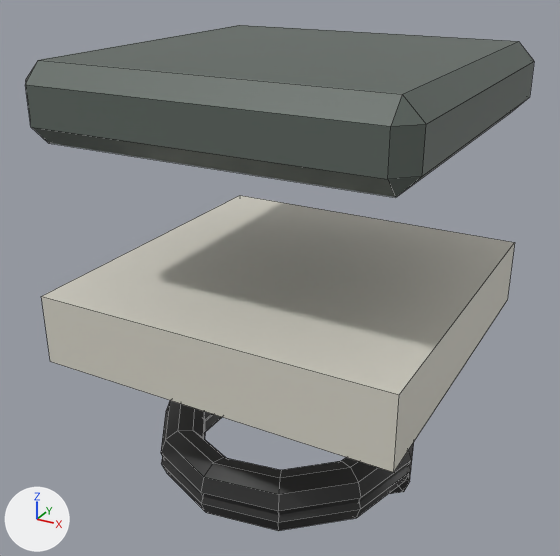
An edit to the FBX model GonFiles/Assets/Art/Animation/Jump Plate/GON-jumpplate-idleUP.fbx, drawn before and after from the same camera.
Rendered twice from a 50 mm lens placed at (0.0303, -0.0584, 0.0309), pointed at (-0.0014, -0.0008, 0.0021). Lighting does not change. The marker at lower left points along +X, +Y and +Z. Mesh edges are drawn as thin lines. Where no turn or scale is listed for an object, it has been applied to the vertices.
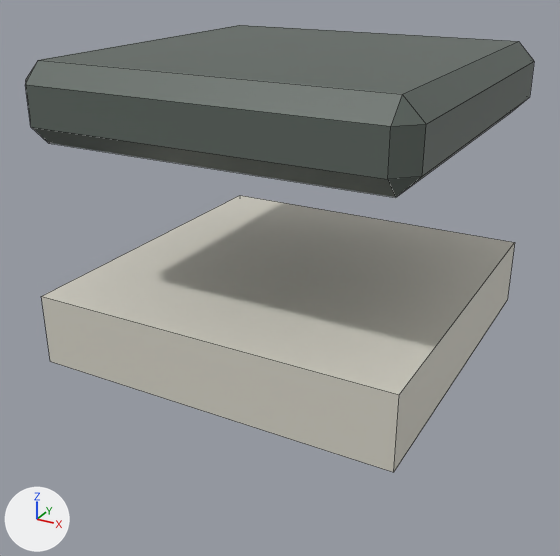
Scene script edits in JSON lines:
```json
{"op": "remove", "block": "ob_pasted__polysurface1", "code": ["ob_pasted__polysurface1 = bpy.data.objects.new('pasted__polySurface1', me_mesh_002)", "ob_pasted__polysurface1.location = (-0.00053, -0.00012, -0.00985)"]}
```

Boxes (x1, y1, x2, y2) around the edits, measured in the pictures (560 x 556 px):
```json
{"object": "pasted__polySurface1", "change": "deleted", "before": [161, 400, 414, 531], "on screen": "black"}
```
